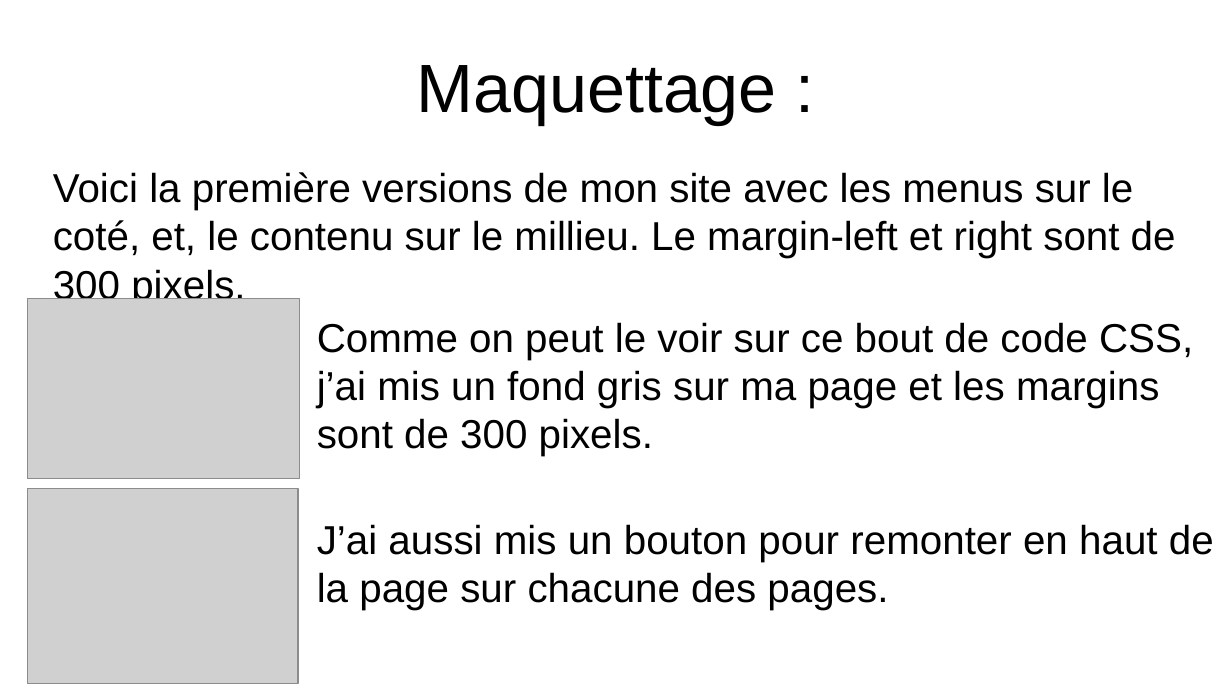
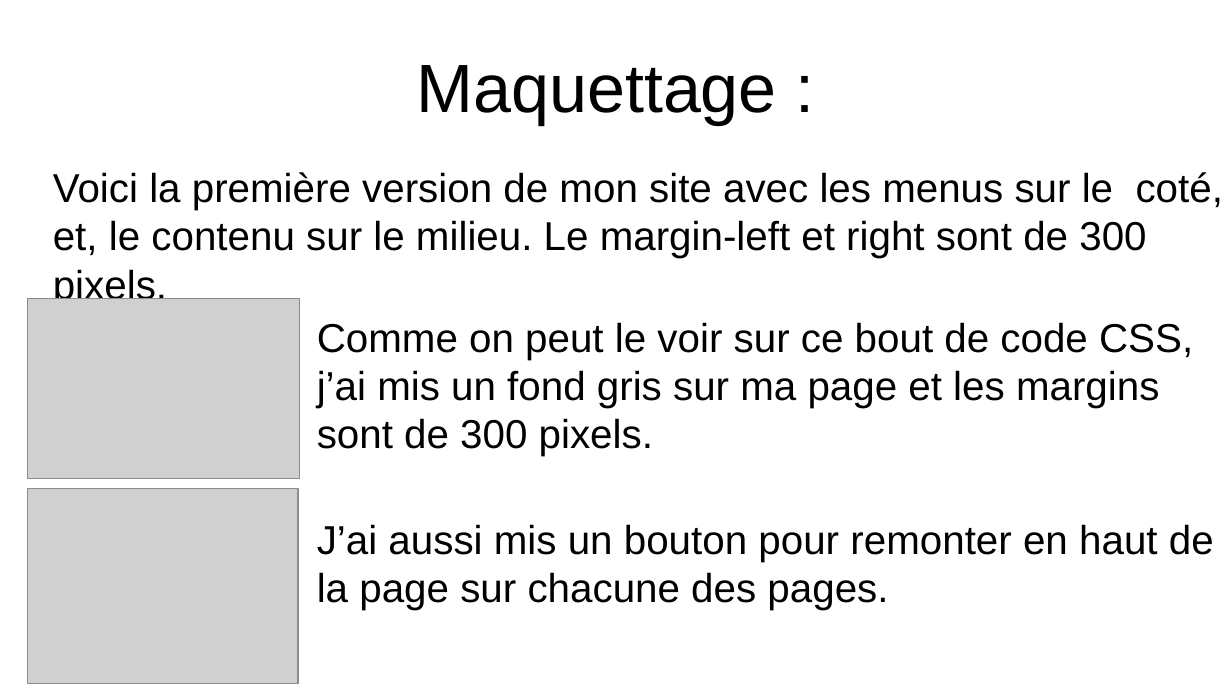
Before and after one commit to Max50603/PROJET--FINAL, a slide deck: slide 13 of PROJET/PROJET FINALE POWERPOINT.odp (slide 10 before the commit). Drawn at 1232x693 pixels with LibreOffice and Linux fonts; fonts in the diff are those of the drawing; grey boxes stand for pictures. Boxes give left, top, right and bottom in pixels: in the first picture for what was removed or moved away, otherwise in the second. Text is boxed around its words. In the diff, an @@ line names an element or a change of style, - is before the commit and + after.

```diff
--- a/PROJET/PROJET FINALE POWERPOINT.odp
+++ b/PROJET/PROJET FINALE POWERPOINT.odp
@@ text at bbox=[53, 172, 1223, 307]: text changed @@
-Voici la première versions de mon site avec les menus sur le coté, et, le contenu sur le millieu. Le margin-left et right sont de 300 pixels.
+Voici la première version de mon site avec les menus sur le coté, et, le contenu sur le milieu. Le margin-left et right sont de 300 pixels.
```
Also in this commit, not shown: 7 other slides changed, 6 slides added, 2 slides removed, 5 other files.
